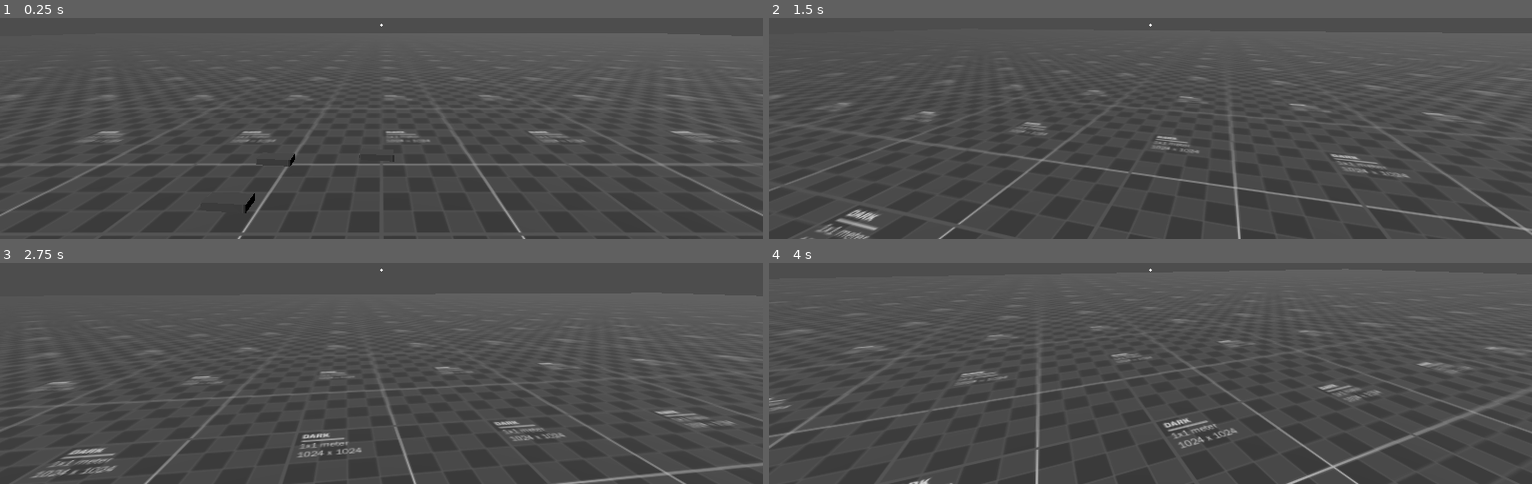
Above: before the commit, frames 1-4 (two rows, left to right).
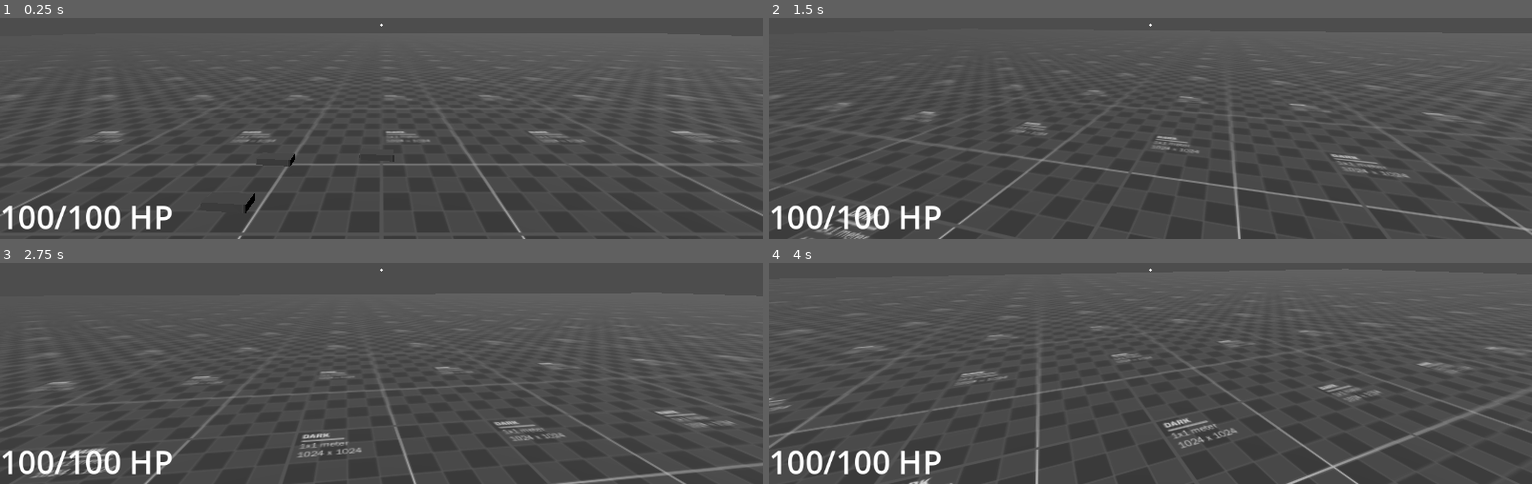
Above: after the commit, the same moments.

Repository: dairycultist/Deadman-Survival
Game: Godot game, scene res://world.tscn
Same seed, same stepped clock (60 frames per second), same inputs: the game is played once before the commit and once after it.
Inputs (mouse positions are in pixels of both pictures, inside the frame that each line leads up to):
- Up to frame 1 (0.25 s): no input
- Up to frame 2 (1.5 s): tap Enter at 0.5 s; move the mouse to (1188, 22) at 0.52 s; hold Right mouse button (alt_fire) 0.53-1.28 s; hold W (walk_up) from 0.53 s (still down); move the mouse to (1112, 26) at 1.27 s; click (1112, 26) at 1.35 s
- Up to frame 3 (2.75 s): keep holding W (walk_up); move the mouse to (outside the picture) at 2.02 s; hold E (interact) from 2.03 s (still down)
- Up to frame 4 (4 s): keep holding W (walk_up); move the mouse to (1142, 276) at 2.77 s; release E (interact) at 2.78 s; right-click (1142, 276) at 2.85 s; move the mouse to (1203, 276) at 3.52 s; press the mouse at (1203, 276) at 3.53 s

The runs differ from the first frame. In frame 1, 1.0% of the frame differs, in the area x 0-23%, y 84-96%; in frame 2, 1.0%; in frame 3, 1.0%; in frame 4, 1.0%.

Commit message:
Begin adding player health system

Diff:
--- a/player.tscn
+++ b/player.tscn
@@ -100,3 +100,14 @@
 text = "[font_size=24][color=white][b]Name[/b][br][/color][color=gray][i]Description.[/i][/color][/font_size]"
 fit_content = true
 autowrap_mode = 0
+
+[node name="HealthLabel" type="RichTextLabel" parent="."]
+anchors_preset = 2
+anchor_top = 1.0
+anchor_bottom = 1.0
+offset_top = -111.0
+offset_right = 449.0
+grow_vertical = 0
+bbcode_enabled = true
+text = "health here"
+vertical_alignment = 2
--- a/player_controller.gd
+++ b/player_controller.gd
@@ -5,9 +5,12 @@
 @export var mouse_sensitivity: float = 0.3
 @export var interact_range: float = 2.5
 
+@export_category("Survival")
+@export_range(0, 100, 1) var _health: int = 100
+
 @export_category("Movement")
-@export var drag: float = 8
-@export var accel: float = 50
+@export var _drag: float = 8
+@export var _accel: float = 50
 
 var camera_pitch := 0.0
 
@@ -19,10 +22,15 @@
 func get_backpack():
 	return $Camera/Backpack
 
+func damage(amt: int):
+	_health -= amt
+	$HealthLabel.text = "[font_size=48]" + str(_health) + "/100 HP[/font_size]"
+
 func _ready() -> void:
 
 	Input.set_mouse_mode(Input.MOUSE_MODE_CAPTURED)
 	$Camera/Backpack.visible = false
+	damage(0)
 
 func _process(delta: float) -> void:
 
@@ -31,11 +39,11 @@
 	var direction := (transform.basis * Vector3(input_dir.x, 0, input_dir.y)).normalized()
 
 	if direction:
-		velocity.x += direction.x * accel * delta
-		velocity.z += direction.z * accel * delta
+		velocity.x += direction.x * _accel * delta
+		velocity.z += direction.z * _accel * delta
 
 	velocity += get_gravity() * 2.5 * delta
-	velocity = lerp(velocity, Vector3.ZERO, delta * drag)
+	velocity = lerp(velocity, Vector3.ZERO, delta * _drag)
 
 	move_and_slide()
 
Not shown, changed: README.md
